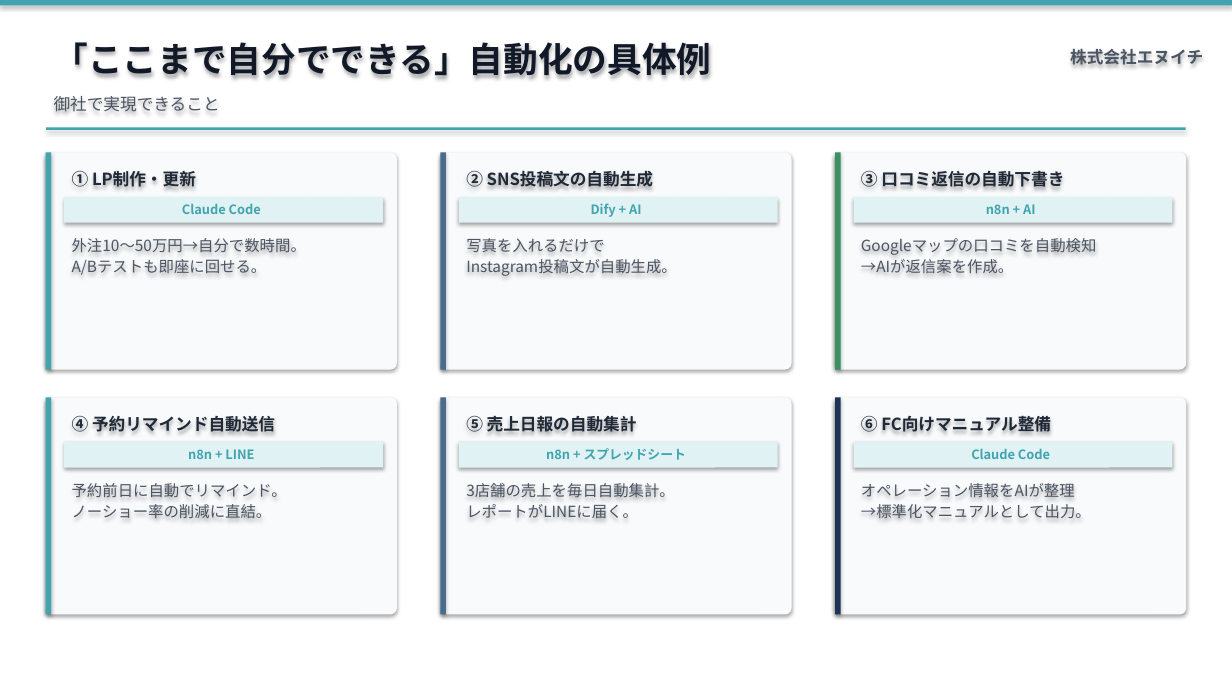
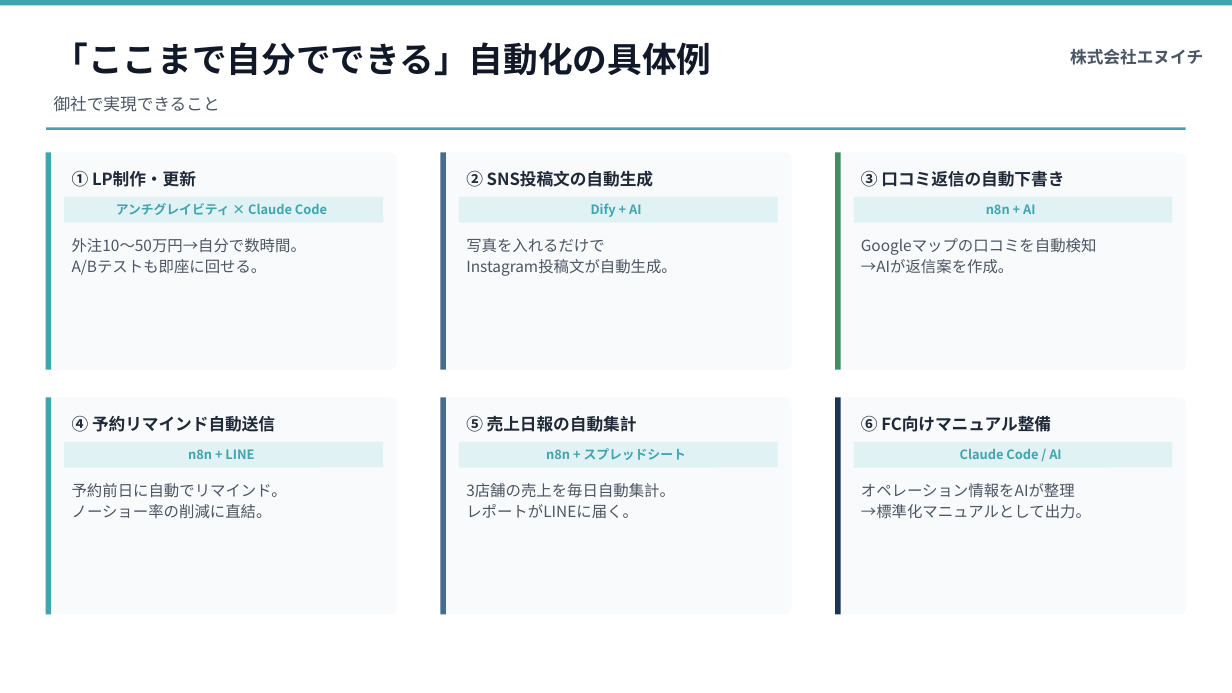
Before and after one commit to Ryunosuke-Okawa/Ryunosuke-n1, a slide deck: slide 16 of output/proposal_TSUBOMIYA_20260415.pptx. Drawn at 1232x693 pixels with LibreOffice and Linux fonts; fonts in the diff are those of the drawing. Boxes give left, top, right and bottom in pixels: in the first picture for what was removed or moved away, otherwise in the second. Text is boxed around its words. In the diff, an @@ line names an element or a change of style, - is before the commit and + after.

```diff
--- a/output/proposal_TSUBOMIYA_20260415.pptx
+++ b/output/proposal_TSUBOMIYA_20260415.pptx
@@ rectangle removed at <box>0,0,1232,693</box> @@
@@ shadow off in 20 elements at <box>458,197,777,223</box>, <box>853,197,1172,223</box>, <box>64,442,383,468</box>, <box>458,442,777,468</box>, <box>853,442,1172,468</box>, <box>0,0,1232,6</box>, <box>46,128,1186,130</box>, <box>45,152,396,370</box>, <box>45,152,51,370</box>, <box>440,152,791,370</box>, <box>440,152,445,370</box>, <box>836,152,1187,370</box>, <box>836,152,841,370</box>, <box>45,397,396,615</box>, <box>45,397,51,615</box>, <box>440,397,791,615</box>, <box>440,397,445,615</box>, <box>836,397,1187,615</box>, <box>836,397,841,615</box>, <box>64,197,383,223</box> @@
@@ text in rounded rectangle at <box>116,203,327,215</box>: text changed @@
-Claude Code
+アンチグレイビティ × Claude Code
@@ text in rounded rectangle at <box>960,449,1061,459</box>: text changed @@
-Claude Code
+Claude Code / AI
```
Also in this commit, not shown: 26 other slides changed, 1 other file.
